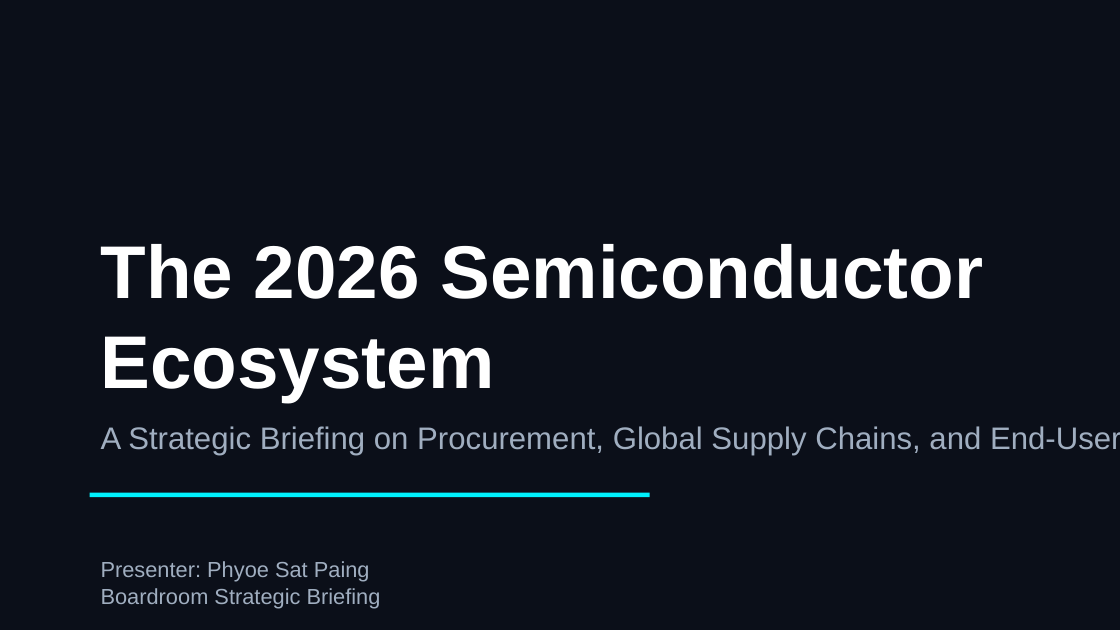
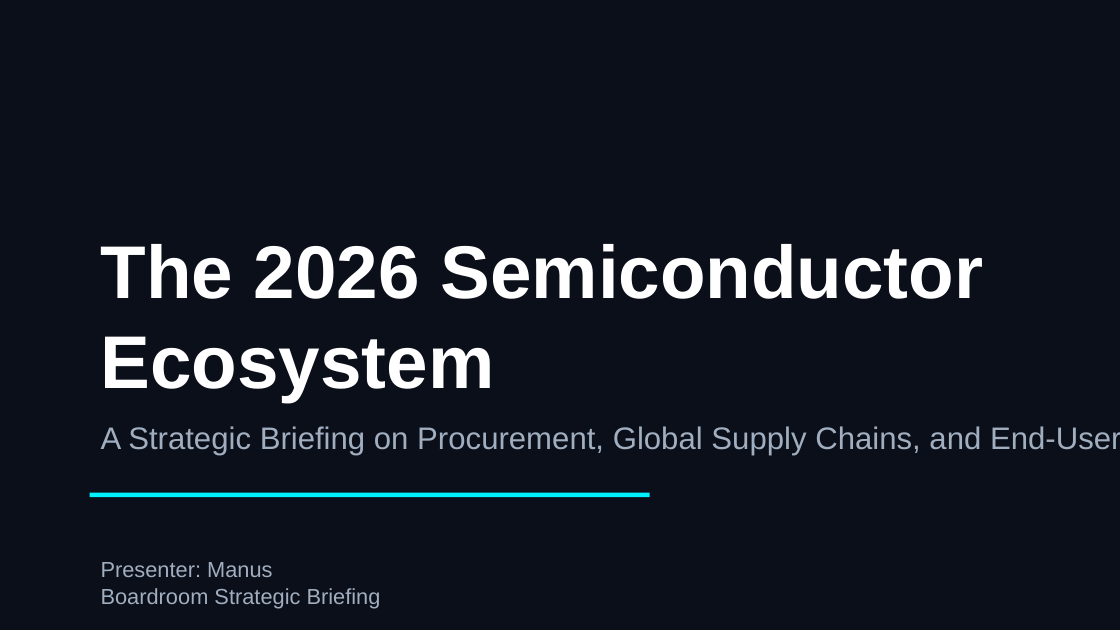
Before and after one commit to 6821711420061-a11y/semiconductor-presentation, a slide deck: slide 1 of output/semiconductor-ecosystem-2026.pptx. Drawn at 1120x630 pixels with LibreOffice and Linux fonts; fonts in the diff are those of the drawing. Boxes give left, top, right and bottom in pixels: in the first picture for what was removed or moved away, otherwise in the second. Text is boxed around its words. In the diff, an @@ line names an element or a change of style, - is before the commit and + after.

Commit message:
Update presenter scripts to Manus, correct slide alignment, update print styles, and regenerate PPTX and PDF

```diff
--- a/output/semiconductor-ecosystem-2026.pptx
+++ b/output/semiconductor-ecosystem-2026.pptx
@@ text at <box>101,562,272,577</box>: text changed @@
-Presenter: Phyoe Sat Paing
+Presenter: Manus
```
Also in this commit, not shown: 1 other slide changed, 5 other files.
